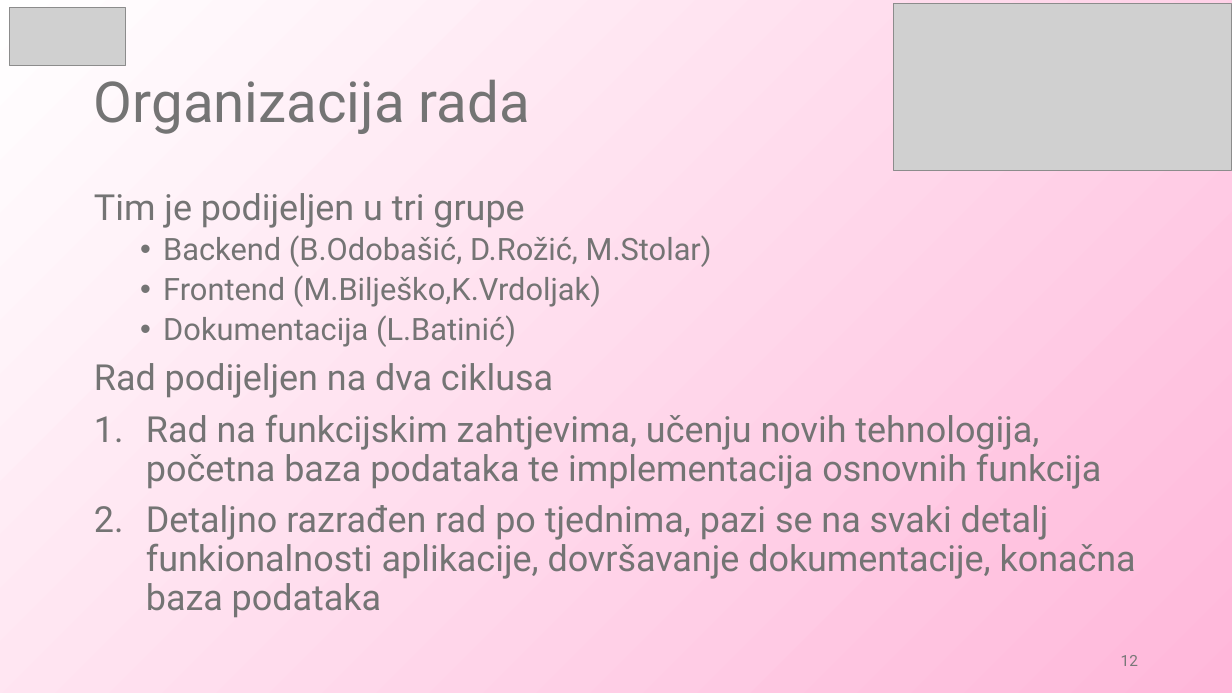
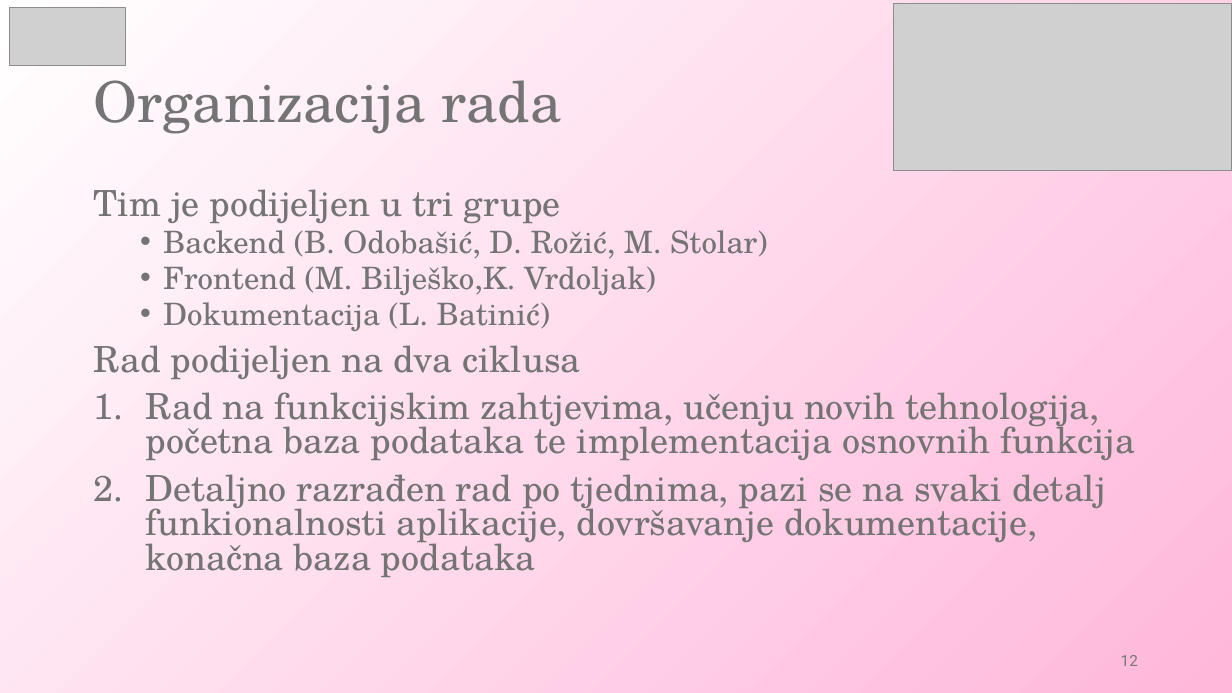
Before and after one commit to bornaodobasic/eduhub, a slide deck: slide 12 of Dokumentacija/PROINZ_TG09.3_EduHub.pptx. Drawn at 1232x693 pixels with LibreOffice and Linux fonts; fonts in the diff are those of the drawing; grey boxes stand for pictures. Boxes give left, top, right and bottom in pixels: in the first picture for what was removed or moved away, otherwise in the second. Text is boxed around its words. In the diff, an @@ line names an element or a change of style, - is before the commit and + after.

```diff
--- a/Dokumentacija/PROINZ_TG09.3_EduHub.pptx
+++ b/Dokumentacija/PROINZ_TG09.3_EduHub.pptx
@@ title "Organizacija rada" at [94, 80, 562, 134]: font Roboto to TeX Gyre Schola @@
@@ text at [94, 189, 1136, 577]: font Roboto to TeX Gyre Schola in "Tim je podijeljen u tri grupe", "Rad podijeljen na dva ciklusa", "Rad na funkcijskim zahtjevima, učenju novih tehnologija, ...", "Detaljno razrađen rad po tjednima, pazi se ..."; line spacing 0.9 to 0.8 @@
@@ text at [163, 230, 768, 331]: text changed; font Roboto to TeX Gyre Schola @@
-  • Backend (B.Odobašić, D.Rožić, M.Stolar)
-  • Frontend (M.Bilješko,K.Vrdoljak)
-  • Dokumentacija (L.Batinić)
+  • Backend (B. Odobašić, D. Rožić, M. Stolar)
+  • Frontend (M. Bilješko,K. Vrdoljak)
+  • Dokumentacija (L. Batinić)
```
Also in this commit, not shown: 11 other slides changed.
